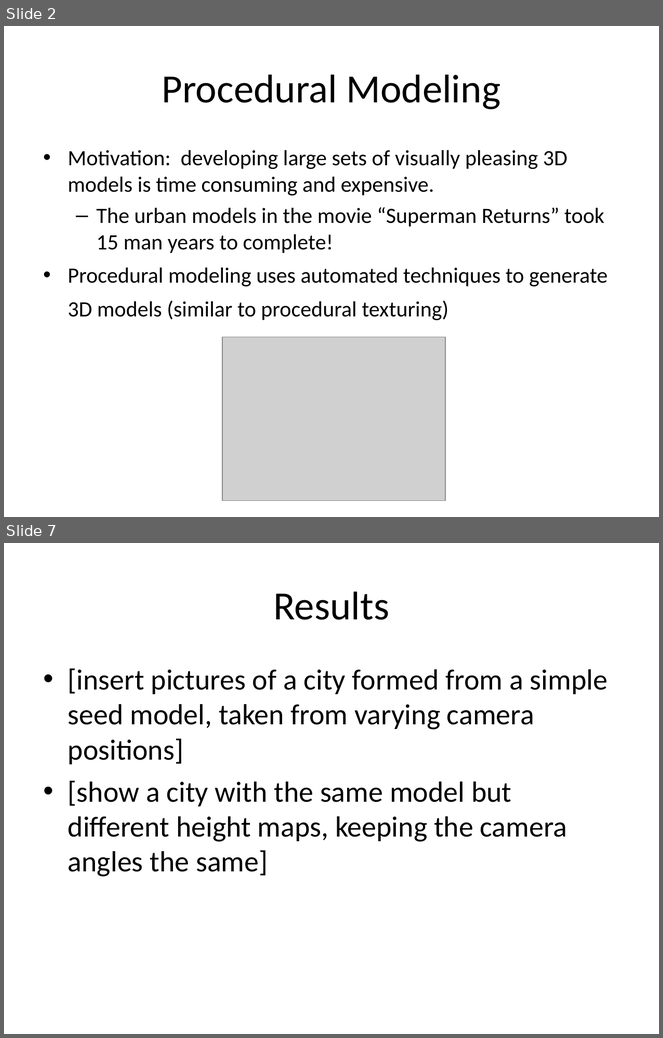
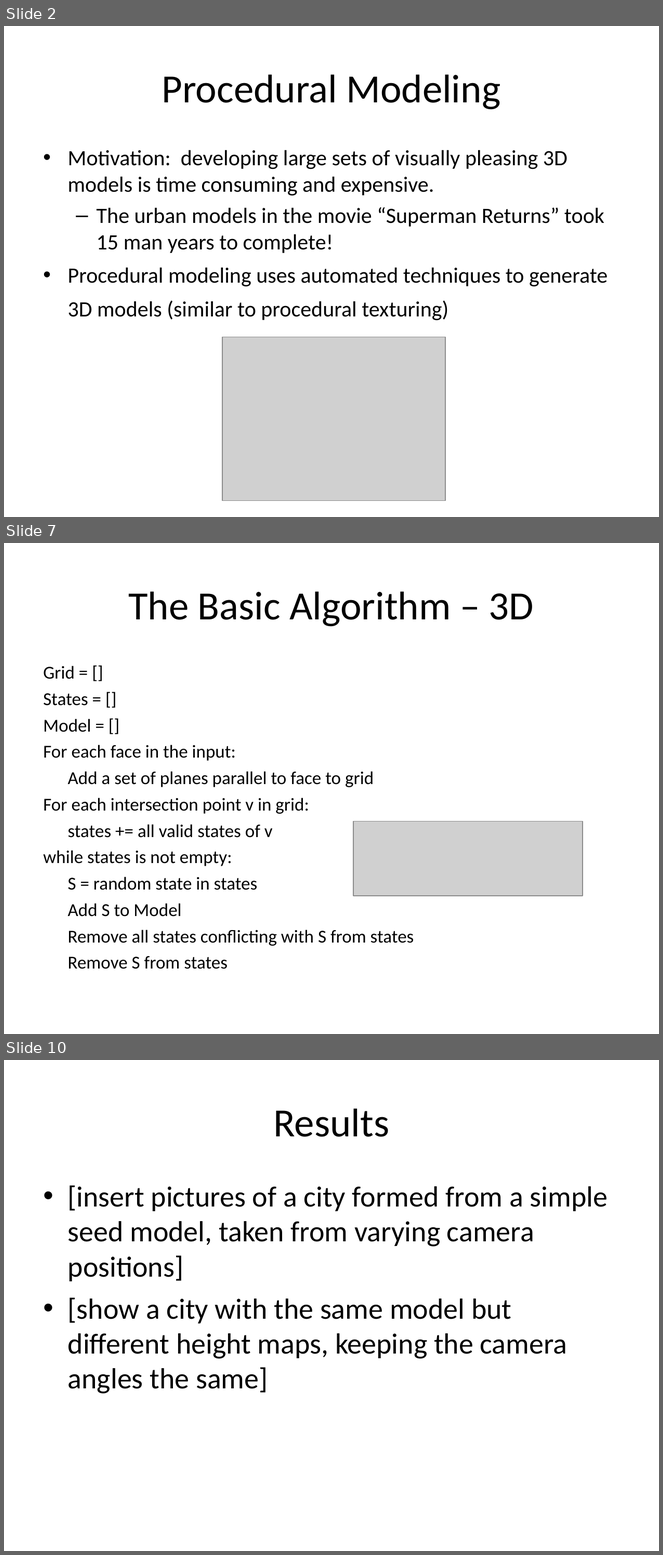
Before and after one commit to reinebold/cs580CMS, a slide deck: Documents/Creating a Procedural City.ppt. Shown one above the other, each under a label of ours: slides 2 and 7 before the commit, slides 2, 7 and 10 after it; the slides between them are not shown. The pictures are 663x1038 and 663x1555 pixels, drawn with LibreOffice and Linux fonts; fonts in the diff are those of the drawing; grey boxes stand for pictures. Boxes give left, top, right and bottom in pixels: in the first picture for what was removed or moved away, otherwise in the second. Text is boxed around its words. In the diff, an @@ line names an element or a change of style, - is before the commit and + after.

```diff
--- a/Documents/Creating a Procedural City.ppt
+++ b/Documents/Creating a Procedural City.ppt
@@ slide 7 added at box(4, 543, 659, 1034), background #FFFFFF @@
@@ title added at box(128, 591, 534, 627), 44 pt, text #000000 @@
+The Basic Algorithm – 3D
@@ text added at box(43, 666, 414, 969), 20 pt, text #000000 @@
+Grid = []
+States = []
+Model = []
+For each face in the input:
+Add a set of planes parallel to face to grid
+For each intersection point v in grid:
+states += all valid states of v
+while states is not empty:
+S = random state in states
+Add S to Model
+Remove all states conflicting with S from states
+Remove S from states
@@ picture added at box(353, 822, 583, 896) @@
@@ what was slide 7 is now slide 10 @@
```
Also in this commit, not shown: 2 slides changed, 7 other slides added, 3 slides removed, 3 other files.
